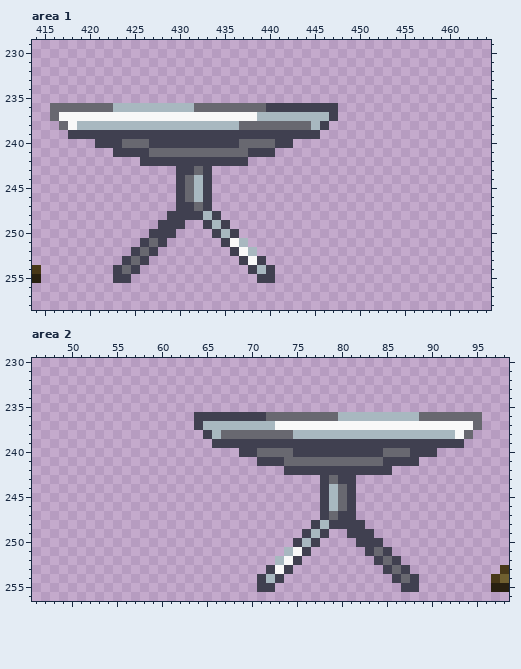
One commit to this pixel-art file: res/gfx/statics.ase. Above, as it was before the edit.
512x512 pixels, 1 frame. Colours within 5 levels of each other are drawn and written as one. Shown: area 1: x 414..464, y 229..258; area 2: x 46..98, y 230..256. The commit also changed other parts of the picture, which this record leaves out.
The result:
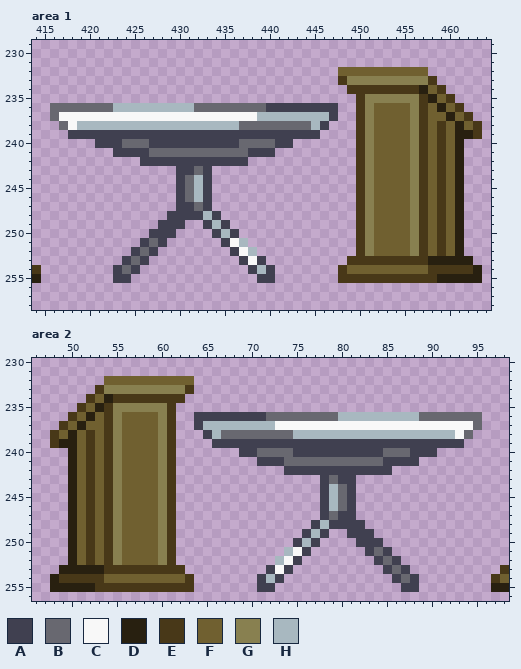
Palette (. is transparent): A #404050  B #686870  C #f8f8f8  D #282010  E #483818  F #706030  G #888050  H #a8b8c0
The edit:
Area 1, layer "Layer":
y 232: x 448..457 .......... -> FFFFFFFFFF
y 233: x 448..458 ........... -> EGGGGGGGGGE
y 234: x 449..459 ........... -> EEEEEEEEDFE
y 235: x 450..460 ........... -> EGGGGGGEDFE
y 236: x 450..461 ............ -> EGFFFFGEFDFE
y 237: x 450..462 ............. -> EGFFFFGEFFDFE
y 238: x 450..463 .............. -> EGFFFFGEFEFDFE
y 239: x 450..463 .............. -> EGFFFFGEFEFDDE
y 240..252: x 450..461 ............ -> EGFFFFGEFEFD
y 253: x 449..462 .............. -> EEEEEEEEEDDDDD
y 254: x 448..463 ................ -> EFFFFFFFFFEEEEED
y 255: x 448..463 ................ -> EEEEEEEEEEEDDDDD
Area 2, layer "Layer":
y 232: x 54..63 .......... -> FFFFFFFFFF
y 233: x 53..63 ........... -> EGGGGGGGGGE
y 234: x 52..62 ........... -> EFDEEEEEEEE
y 235: x 51..61 ........... -> EFDEGGGGGGE
y 236: x 50..61 ............ -> EFDFEGFFFFGE
y 237: x 49..61 ............. -> EFDFFEGFFFFGE
y 238: x 48..61 .............. -> EFDFEFEGFFFFGE
y 239: x 48..61 .............. -> EDDFEFEGFFFFGE
y 240..252: x 50..61 ............ -> DFEFEGFFFFGE
y 253: x 49..62 .............. -> DDDDDEEEEEEEEE
y 254: x 48..63 ................ -> DEEEEEFFFFFFFFFE
y 255: x 48..63 ................ -> DDDDDEEEEEEEEEEE
